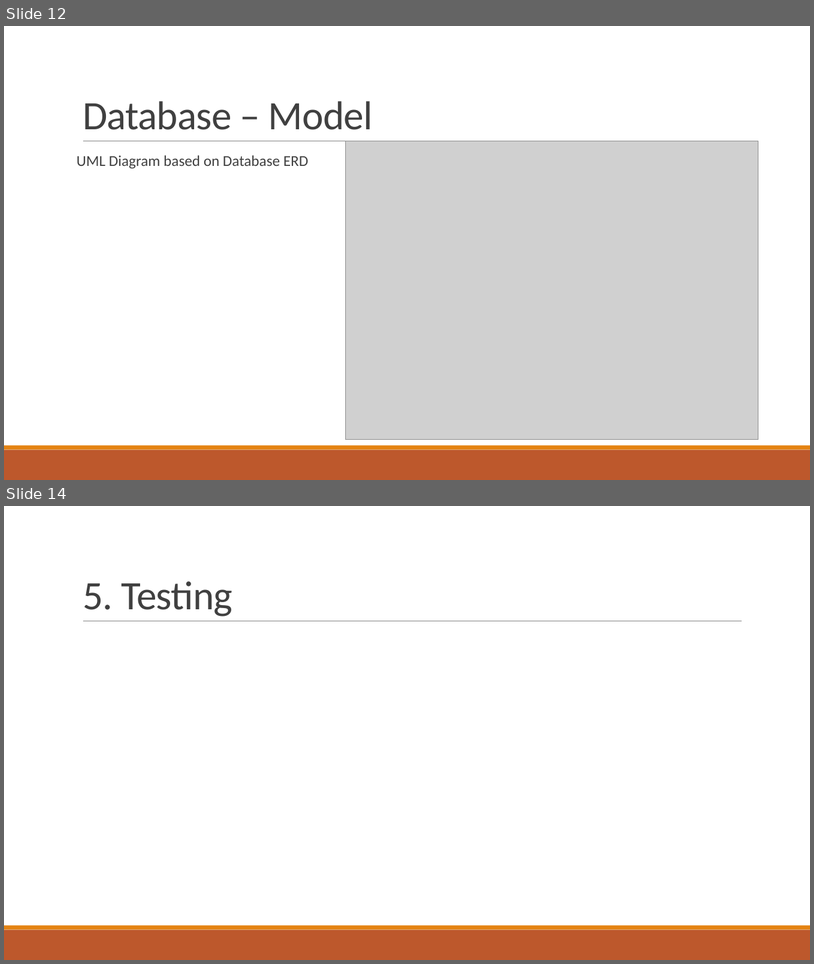
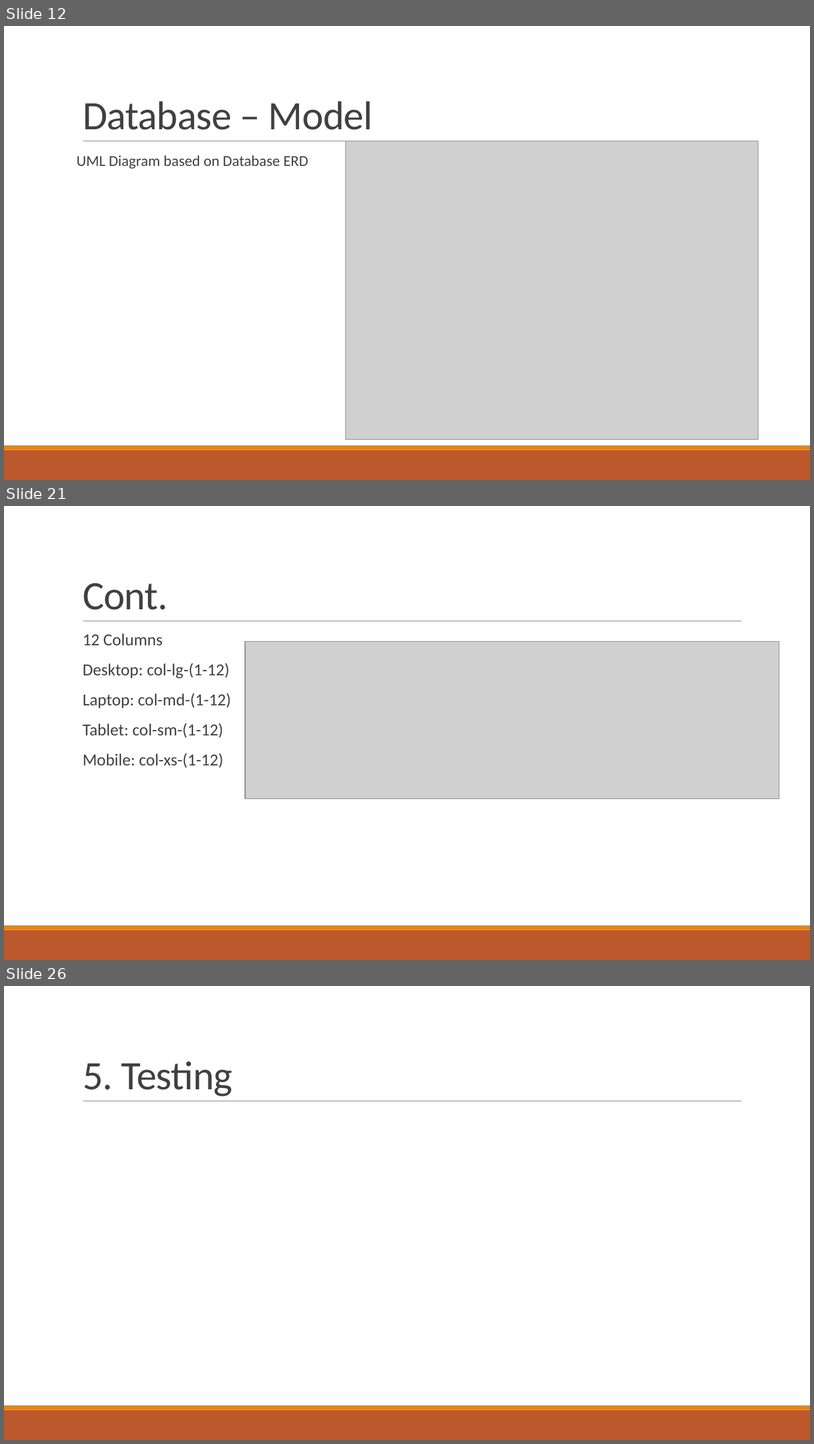
Before and after one commit to kaka-develop/ec-management, a slide deck: documents/Presentation.pptx. Shown one above the other, each under a label of ours: slides 12 and 14 before the commit, slides 12, 21 and 26 after it; the slides between them are not shown. The pictures are 814x964 and 814x1444 pixels, drawn with LibreOffice and Linux fonts; fonts in the diff are those of the drawing; grey boxes stand for pictures. Boxes give left, top, right and bottom in pixels: in the first picture for what was removed or moved away, otherwise in the second. Text is boxed around its words. In the diff, an @@ line names an element or a change of style, - is before the commit and + after.

```diff
--- a/documents/Presentation.pptx
+++ b/documents/Presentation.pptx
@@ slide 21 added at [4,506,810,960], background #FFFFFF; not listed: 3 template elements that a slide beside it also shows @@
@@ title added at [83,583,168,610], 48 pt, text #404040 @@
+Cont.
@@ text added at [83,633,231,768], 20 pt, text #404040 @@
+  12 Columns
+  Desktop: col-lg-(1-12)
+  Laptop: col-md-(1-12)
+  Tablet: col-sm-(1-12)
+  Mobile: col-xs-(1-12)
@@ picture added at [245,642,780,798] @@
@@ what was slide 14 is now slide 26 @@
```
Also in this commit, not shown: 1 slide changed, 11 other slides added, 1 other file.
